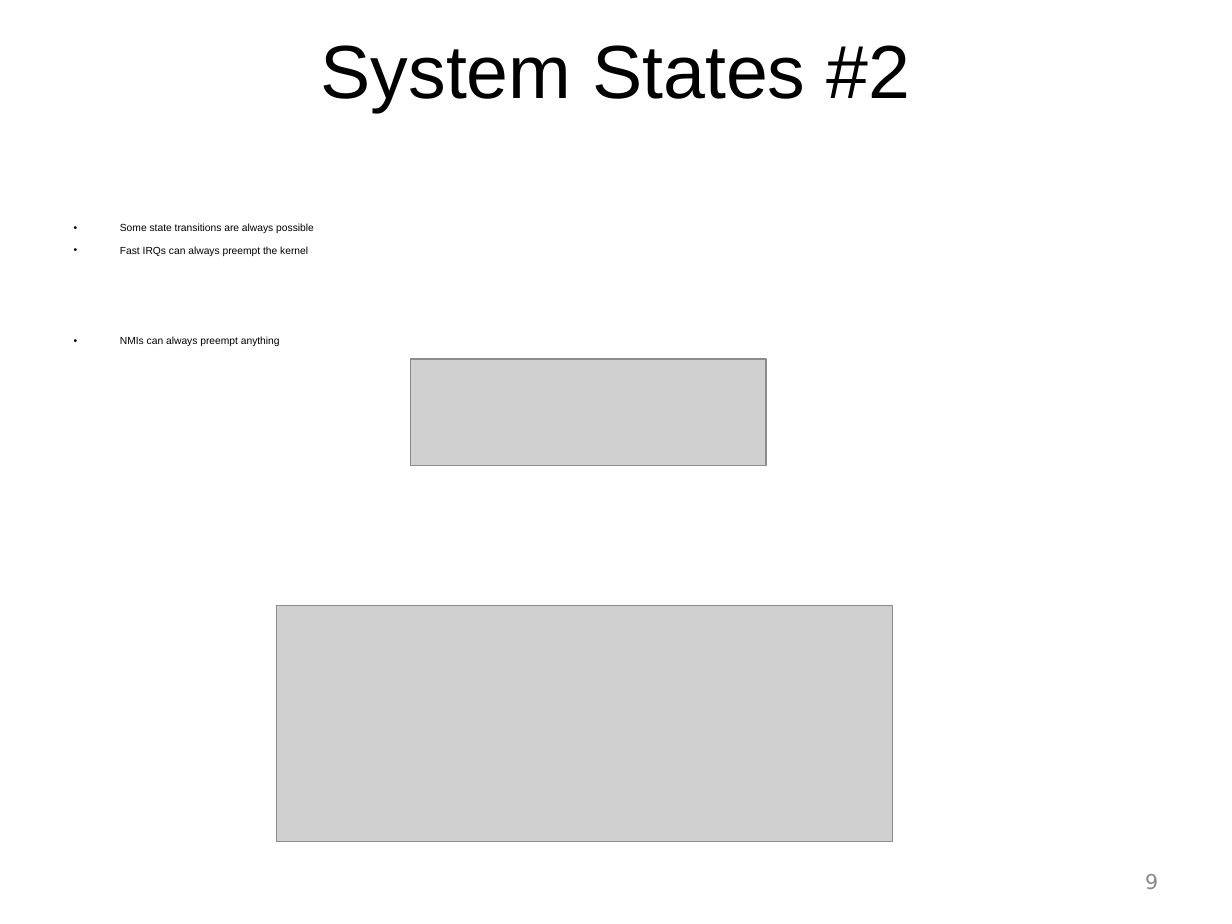
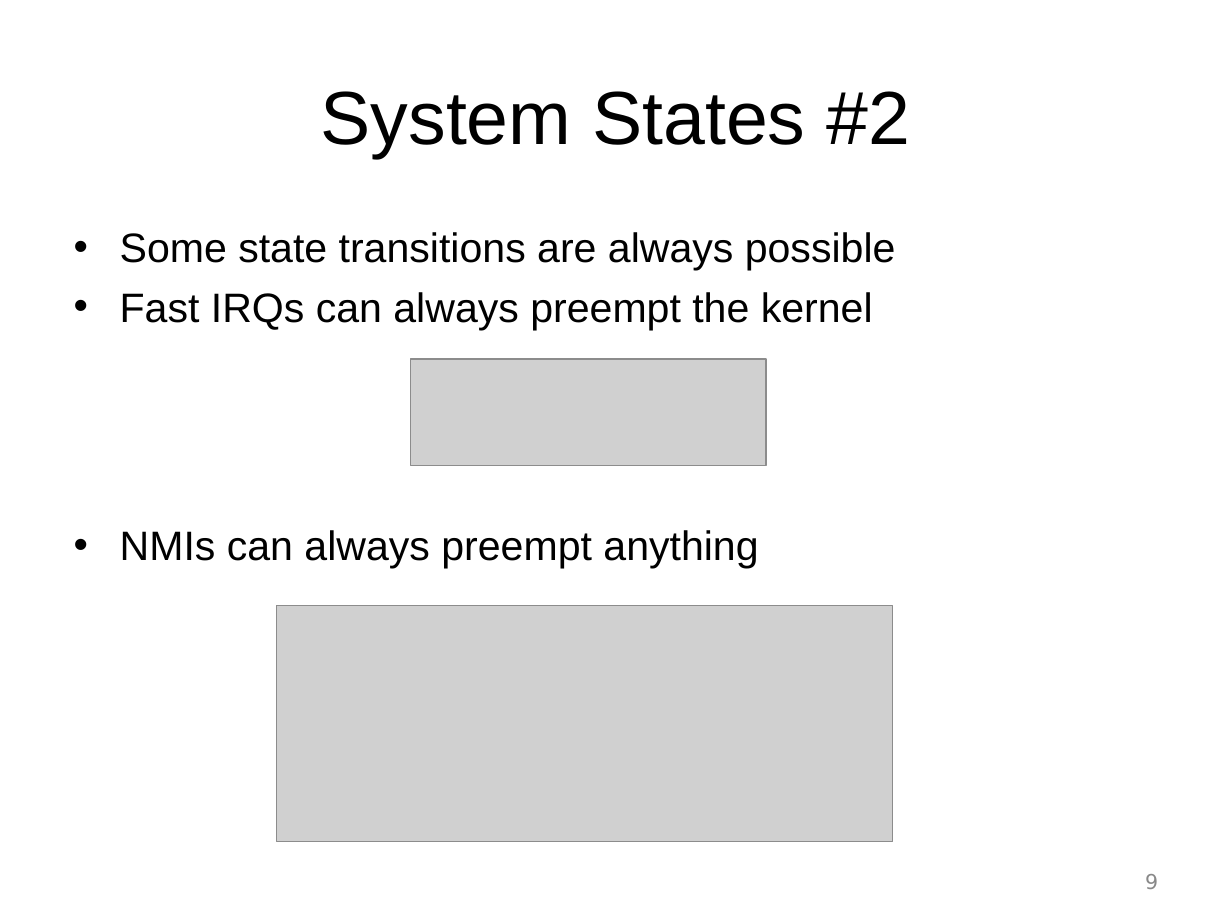
Before and after one commit to ArduPilot/ChibiOS.svn, a slide deck: slide 9 of slides_better_embedded_2012/ChibiOS-RT 2 Architecture.ppt. Drawn at 1232x924 pixels with LibreOffice and Linux fonts; fonts in the diff are those of the drawing; grey boxes stand for pictures; background and template pictures are left out. Boxes give left, top, right and bottom in pixels: in the first picture for what was removed or moved away, otherwise in the second. Text is boxed around its words. In the diff, an @@ line names an element or a change of style, - is before the commit and + after.

```diff
--- a/slides_better_embedded_2012/ChibiOS-RT 2 Architecture.ppt
+++ b/slides_better_embedded_2012/ChibiOS-RT 2 Architecture.ppt
@@ text "System States #2": place and size @@
-text "System States #2" at box(321, 45, 910, 113)
+text "System States #2" at box(321, 91, 910, 158)
@@ text "Some state transitions are always ..." at box(120, 232, 896, 568): size 6 to 24 pt; indent changed @@
```
Also in this commit, not shown: 22 other slides changed, 1 other file.
